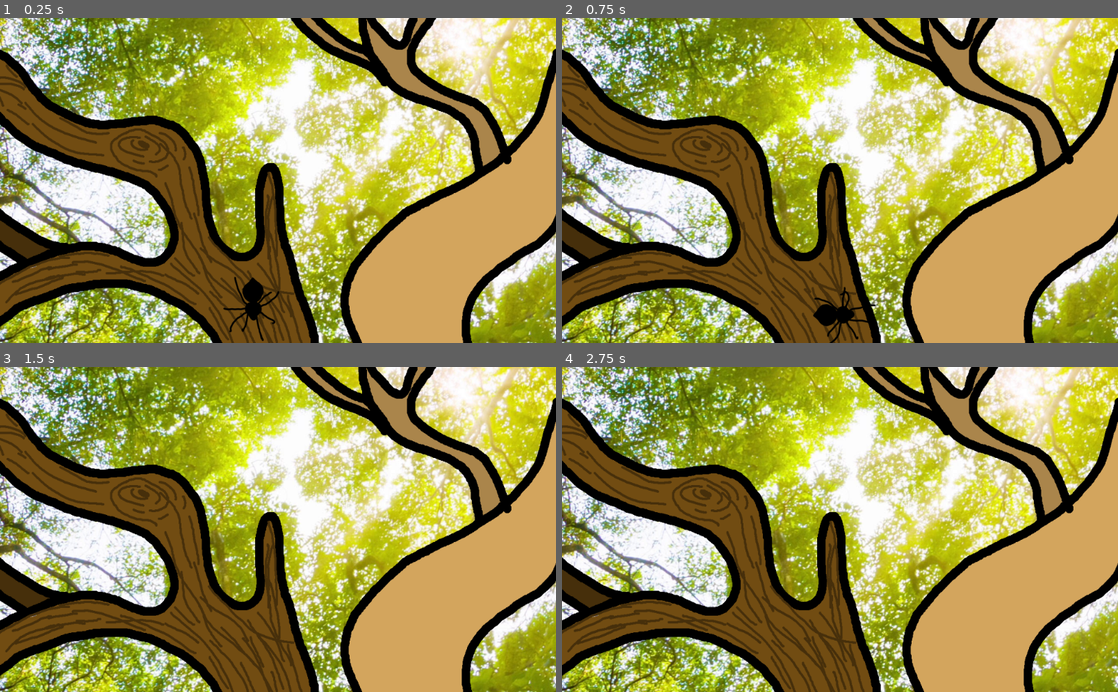
Above: before the commit, frames 1-4 (two rows, left to right).
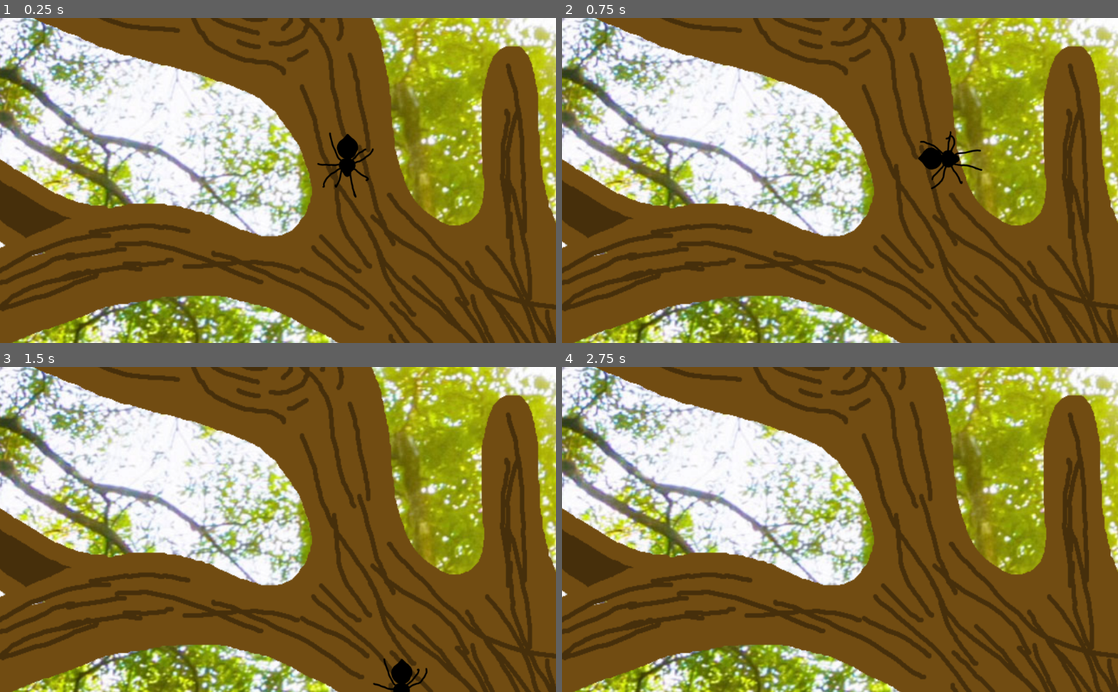
Above: after the commit, the same moments.

Repository: MarmotaGames/aracnotopia
Game: Godot game, scene res://main.tscn
The game is run twice, just before and just after one commit, with the same random seed, the same clock (stepped at 60 frames per second) and the same inputs.
Inputs (mouse positions are in pixels of both pictures, inside the frame that each line leads up to):
- Up to frame 1 (0.25 s): no input
- Up to frame 2 (0.75 s): tap Enter (ui_accept) at 0.5 s; move the mouse to (962, 164) at 0.52 s; hold Right (ui_right) from 0.53 s (still down); hold Enter (ui_accept) from 0.53 s (still down); click (962, 164) at 0.67 s
- Up to frame 3 (1.5 s): move the mouse to (166, 545) at 1.27 s; release Right (ui_right) at 1.28 s; release Enter (ui_accept) at 1.28 s; hold Down (ui_down) from 1.28 s (still down); tap Enter (ui_accept) at 1.35 s
- Up to frame 4 (2.75 s): tap Enter (ui_accept) at 1.52, 1.82, 2 s; move the mouse to (895, 458) at 2.02 s; release Down (ui_down) at 2.03 s; hold Right (ui_right) from 2.03 s (still down); hold Enter (ui_accept) from 2.03 s (still down)

The runs differ from the first frame. In frame 1, 94% of the frame differs, in the area x 0-100%, y 0-100%; in frame 2, 94%; in frame 3, 93%; in frame 4, 93%.

Commit message:
Restructured the nodes in main scene. Updated sprite and collision shapes. Reimplemented checks for falling. Implemented stick to wall button

Diff:
--- a/GodotProject/Area2D.gd
+++ b/GodotProject/Area2D.gd
@@ -2,15 +2,20 @@
 
 var spiderInArea = false
 var velocity = Vector2()
+var init = true
 
 func _physics_process(delta):
 	if get_overlapping_areas():
 		spiderInArea = true
 		#print(get_overlapping_bodies())
+		if init:
+			$"/root/Root/Spider".fall = false
+			init = false
 	else:
 		spiderInArea = false
+		$"/root/Root/Spider".fall = true
 
-func _on_Area2D_body_exited(body):
-	body.fall = true
-	if body.position.y > 700:
-		body.fall = false
+#func _on_Area2D_body_exited(body):
+#	body.fall = true
+#	if body.position.y > 700:
+#		body.fall = false
--- a/GodotProject/main.tscn
+++ b/GodotProject/main.tscn
@@ -1,24 +1,33 @@
 [gd_scene load_steps=4 format=2]
 
-[ext_resource path="res://assets/background/background.png" type="Texture" id=1]
-[ext_resource path="res://player/Player.tscn" type="PackedScene" id=2]
+[ext_resource path="res://player/Player.tscn" type="PackedScene" id=1]
+[ext_resource path="res://assets/background/background.png" type="Texture" id=2]
 [ext_resource path="res://Area2D.gd" type="Script" id=3]
 
-[node name="BackgroundSprite" type="Sprite"]
+[node name="Root" type="Sprite" index="0"]
 
 position = Vector2( -0.747841, -0.676454 )
 scale = Vector2( 0.800754, 0.834559 )
 z_index = -1
-texture = ExtResource( 1 )
 centered = false
 _sections_unfolded = [ "Offset", "Z Index" ]
 
-[node name="Spider" parent="." index="0" instance=ExtResource( 2 )]
+[node name="Spider" parent="." index="0" instance=ExtResource( 1 )]
 
-position = Vector2( 584.746, 646.115 )
+position = Vector2( 800, 300 )
+_sections_unfolded = [ "Transform" ]
 
-[node name="Area2D" type="Area2D" parent="." index="1"]
+[node name="BackgroundSprite" type="Sprite" parent="." index="1"]
 
+show_behind_parent = true
+position = Vector2( 1212.7, 139.526 )
+scale = Vector2( 2, 2 )
+texture = ExtResource( 2 )
+_sections_unfolded = [ "Transform", "Visibility" ]
+
+[node name="Area2D" type="Area2D" parent="BackgroundSprite" index="0"]
+
+position = Vector2( -643.864, -361.127 )
 input_pickable = true
 gravity_vec = Vector2( 0, 1 )
 gravity = 98.0
@@ -28,11 +37,12 @@
 audio_bus_name = "Master"
 script = ExtResource( 3 )
 
-[node name="CollisionPolygon2D" type="CollisionPolygon2D" parent="Area2D" index="0"]
+[node name="CollisionPolygon2D" type="CollisionPolygon2D" parent="BackgroundSprite/Area2D" index="0"]
 
+position = Vector2( -6.79542, 1.60933e-06 )
 build_mode = 0
-polygon = PoolVector2Array( 7.17801, 5.60348, 841.392, 3.20701, 836.396, 30.7665, 87.1027, 48.74, 73.734, 146.233, 91.4626, 185.014, 173.457, 218.255, 222.211, 234.875, 350.354, 226.071, 414.62, 244.907, 450.465, 288.061, 467.086, 358.975, 473.734, 404.404, 482.598, 455.374, 522.487, 514.1, 576.781, 528.504, 597.834, 489.723, 594.51, 425.457, 598.942, 372.271, 625.535, 331.274, 643.263, 373.379, 648.803, 435.429, 667.64, 526.288, 689.8, 613.823, 722.653, 718.037, 498.83, 716.929, 438.996, 642.691, 337.057, 596.154, 241.767, 589.506, 117.667, 611.666, 7.97153, 671.5, 6.86349, 573.993, 56.725, 544.076, 1.32333, 511.943, 3.30173, 428.782, 98.8303, 491.999, 153.124, 507.511, 247.307, 505.295, 333.733, 540.752, 378.055, 528.564, 402.431, 477.594, 381.379, 414.436, 321.545, 362.359, 197.445, 330.226, 89.966, 291.445, 7.97153, 232.719 )
+polygon = PoolVector2Array( 7.17801, 5.60348, 841.392, 3.20701, 836.396, 30.7665, 87.1027, 48.74, 82.3938, 140, 93.9492, 148.87, 117.06, 178.806, 160.971, 204.307, 230.304, 229.808, 330.84, 218.718, 371.471, 218.718, 419.001, 233.43, 446.599, 259.174, 469.598, 282.712, 490.296, 345.235, 497.534, 428.732, 513.447, 487.15, 550.808, 519.678, 574.332, 521.67, 596.471, 509.057, 597.834, 489.723, 594.51, 425.457, 598.942, 372.271, 613.076, 329.819, 628.977, 321.642, 647.67, 325.172, 658.77, 354.312, 661.607, 419.651, 678.631, 512.216, 714.099, 608.864, 748.148, 720.486, 498.83, 716.929, 426.932, 639.581, 338.141, 606.142, 245.925, 596.613, 180.555, 608.542, 118.241, 627.922, 56.5924, 652.285, 7.58157, 685.094, 7.58157, 565.304, 56.725, 544.076, 1.32333, 511.943, 3.32545, 423.735, 98.379, 482.269, 154.038, 499.232, 228.9, 497.242, 281.148, 505.885, 323.954, 529.912, 378.055, 528.564, 402.431, 477.594, 381.379, 414.436, 308.348, 361.118, 190.595, 332.532, 74.261, 286.25, 7.97153, 232.719 )
 
-[connection signal="body_entered" from="Area2D" to="Area2D" method="_on_Area2D_body_entered"]
+[connection signal="body_entered" from="BackgroundSprite/Area2D" to="BackgroundSprite/Area2D" method="_on_Area2D_body_entered"]
 
-[connection signal="body_exited" from="Area2D" to="Area2D" method="_on_Area2D_body_exited"]
+[connection signal="body_exited" from="BackgroundSprite/Area2D" to="BackgroundSprite/Area2D" method="_on_Area2D_body_exited"]
--- a/GodotProject/player/Player.gd
+++ b/GodotProject/player/Player.gd
@@ -1,16 +1,16 @@
 extends KinematicBody2D
 
 var speed = 300
-var direction = Vector2(0,0)
+var direction = Vector2(0,-1)
 var angle = 0
 var fall = false
 var velocity = Vector2(0, 250)
-var gravity = 300
+var gravity = 600
 var front = 0
 var back = 180
 var step = 1
 var rotationSpeed = 15
-var mustRotate = false
+var mustRotate = true
 var isRotating = false
 
 func _physics_process(delta):
@@ -22,19 +22,23 @@
 		mustRotate = false
 	evalRotation()
 
-
+	if angle == -179:
+		if front < -165 or front > 170:
+			self.rotation_degrees = -179
 	if front < (angle-5) or front > (angle+5):
 		isRotating = true
-		$AnimatedSprite.rotation_degrees += (step * rotationSpeed)
+		self.rotation_degrees += (step * rotationSpeed)
 		$AnimatedSprite.playing = true
 	else:
-		$AnimatedSprite.rotation_degrees = angle
+		self.rotation_degrees = angle
 		isRotating = false
 	move_and_slide(direction*speed)
 
 	if fall:
-		velocity.y += gravity * delta
-		velocity = move_and_slide(velocity, Vector2(0, -1))
+		#velocity.y += gravity * delta
+		#velocity = move_and_slide(velocity, Vector2(0, -1))
+		velocity.y = gravity
+		move_and_slide(velocity, Vector2(0, -1))
 
 func update_direction():
 	if Input.is_action_pressed("ui_up") and not fall:
@@ -61,23 +65,28 @@
 		$AnimatedSprite.playing = false
 
 	if Input.is_action_pressed("ui_accept") and fall:
-		if $"/root/BackgroundSprite/Area2D".spiderInArea == true:
+		if $"/root/Root/BackgroundSprite/Area2D".spiderInArea == true:
 			fall = false
 
 func getRotation():
 	if direction.x == 0:
 		if direction.y == -1:
-			angle = 180
+			#angle = 180
+			angle = -179
 		if direction.y == 1:
 			angle = 0
 
 	if direction.x == 1:
 		if direction.y == -1:
-			angle = 225
+			#angle = 225
+			angle = -135
 		if direction.y == 0:
-			angle = 270
+			#angle = 270
+			angle = -90
 		if direction.y == 1:
-			angle = 315
+			#angle = 315
+			angle = -45
+
 
 	if direction.x == -1:
 		if direction.y == -1:
@@ -88,19 +97,34 @@
 			angle = 45
 
 func evalRotation():
-	front = int($AnimatedSprite.rotation_degrees)%360
-	back = (front+180)%360
+	front = int(self.rotation_degrees)
 
-	if front < 180:
-		if angle <= back and angle > front:
-			step = 1
+	var fator
+	if front >= 0:
+		fator = -1
+	else:
+		fator = 1
+	back = front+(180 * fator)
+
+	if front >= 0:
+		if angle > 0:
+			if angle < front:
+				step = -1
+			else:
+				step = 1
 		else:
-			step = -1
+			if angle < back:
+				step = 1
+			else:
+				step = -1
 	else:
-		if angle >= back and angle < front:
-			step = -1
+		if angle > 0:
+			if angle > back:
+				step = -1
+			else:
+				step = 1
 		else:
-			step = 1
-
-	if $AnimatedSprite.rotation_degrees == 0 and step == -1:
-		$AnimatedSprite.rotation_degrees = 360
+			if angle < front:
+				step = -1
+			else:
+				step = 1
--- a/GodotProject/player/Player.tscn
+++ b/GodotProject/player/Player.tscn
@@ -1,37 +1,41 @@
-[gd_scene load_steps=15 format=2]
+[gd_scene load_steps=14 format=2]
 
 [ext_resource path="res://player/Player.gd" type="Script" id=1]
-[ext_resource path="res://assets/player/araineaTransparenteFinal.png" type="Texture" id=2]
-[ext_resource path="res://player/walk_cycle/01.png" type="Texture" id=3]
-[ext_resource path="res://player/walk_cycle/02.png" type="Texture" id=4]
-[ext_resource path="res://player/walk_cycle/03.png" type="Texture" id=5]
-[ext_resource path="res://player/walk_cycle/04.png" type="Texture" id=6]
-[ext_resource path="res://player/walk_cycle/05.png" type="Texture" id=7]
-[ext_resource path="res://player/walk_cycle/06.png" type="Texture" id=8]
-[ext_resource path="res://player/walk_cycle/07.png" type="Texture" id=9]
-[ext_resource path="res://player/walk_cycle/08.png" type="Texture" id=10]
-[ext_resource path="res://player/walk_cycle/09.png" type="Texture" id=11]
+[ext_resource path="res://assets/player/walk_cycle/01.png" type="Texture" id=2]
+[ext_resource path="res://assets/player/walk_cycle/02.png" type="Texture" id=3]
+[ext_resource path="res://assets/player/walk_cycle/03.png" type="Texture" id=4]
+[ext_resource path="res://assets/player/walk_cycle/04.png" type="Texture" id=5]
+[ext_resource path="res://assets/player/walk_cycle/05.png" type="Texture" id=6]
+[ext_resource path="res://assets/player/walk_cycle/06.png" type="Texture" id=7]
+[ext_resource path="res://assets/player/walk_cycle/07.png" type="Texture" id=8]
+[ext_resource path="res://assets/player/walk_cycle/08.png" type="Texture" id=9]
+[ext_resource path="res://assets/player/walk_cycle/09.png" type="Texture" id=10]
 
-[sub_resource type="CircleShape2D" id=1]
+
+
+
+[sub_resource type="CapsuleShape2D" id=1]
 
 custom_solver_bias = 0.0
-radius = 50.0
+radius = 10.0
+height = 20.0
 
 [sub_resource type="SpriteFrames" id=2]
 
 animations = [ {
-"frames": [ ExtResource( 3 ), ExtResource( 4 ), ExtResource( 5 ), ExtResource( 6 ), ExtResource( 7 ), ExtResource( 8 ), ExtResource( 9 ), ExtResource( 10 ), ExtResource( 11 ) ],
+"frames": [ ExtResource( 2 ), ExtResource( 3 ), ExtResource( 4 ), ExtResource( 5 ), ExtResource( 6 ), ExtResource( 7 ), ExtResource( 8 ), ExtResource( 9 ), ExtResource( 10 ) ],
 "loop": true,
 "name": "default",
 "speed": 30.0
 } ]
 
-[sub_resource type="CircleShape2D" id=3]
+[sub_resource type="CapsuleShape2D" id=3]
 
 custom_solver_bias = 0.0
 radius = 10.0
+height = 20.0
 
-[node name="Spider" type="KinematicBody2D" index="0"]
+[node name="Spider" type="KinematicBody2D"]
 
 input_pickable = false
 collision_layer = 1
@@ -39,31 +43,25 @@
 collision/safe_margin = 0.08
 script = ExtResource( 1 )
 
-[node name="SpiderSprite" type="Sprite" parent="." index="0"]
+[node name="CollisionShape2D" type="CollisionShape2D" parent="." index="0"]
 
-visible = false
-texture = ExtResource( 2 )
-_sections_unfolded = [ "Transform" ]
-
-[node name="CollisionShape2D" type="CollisionShape2D" parent="." index="1"]
-
-position = Vector2( -1, -5 )
-scale = Vector2( 0.7, 0.7 )
+position = Vector2( 0.1, 0.3 )
+scale = Vector2( 1, 2 )
 shape = SubResource( 1 )
 _sections_unfolded = [ "Transform" ]
 
-[node name="AnimatedSprite" type="AnimatedSprite" parent="." index="2"]
+[node name="AnimatedSprite" type="AnimatedSprite" parent="." index="1"]
 
-position = Vector2( 0, 10 )
 scale = Vector2( 0.3, 0.3 )
 frames = SubResource( 2 )
 animation = "default"
 frame = 5
 _sections_unfolded = [ "Transform" ]
 
-[node name="Area2D" type="Area2D" parent="." index="3"]
+[node name="Area2D" type="Area2D" parent="AnimatedSprite" index="0"]
 
-scale = Vector2( 0.5, 0.5 )
+position = Vector2( 0, 50 )
+scale = Vector2( 1.66667, 1.66667 )
 input_pickable = true
 gravity_vec = Vector2( 0, 1 )
 gravity = 98.0
@@ -73,9 +71,9 @@
 audio_bus_name = "Master"
 _sections_unfolded = [ "Transform" ]
 
-[node name="CollisionShape2D" type="CollisionShape2D" parent="Area2D" index="0"]
+[node name="CollisionShape2D" type="CollisionShape2D" parent="AnimatedSprite/Area2D" index="0"]
 
-position = Vector2( 0, -5 )
-scale = Vector2( 3.5, 3.5 )
+position = Vector2( -1.78256, 1.73304 )
+scale = Vector2( 3.03858, 1.20858 )
 shape = SubResource( 3 )
 _sections_unfolded = [ "Transform", "Z Index" ]
Binary file changed: GodotProject/assets/background/background.png
Binary file added: GodotProject/assets/player/walk_cycle/01.png
Not shown, added: GodotProject/assets/player/walk_cycle/01.png.import
Binary file added: GodotProject/assets/player/walk_cycle/02.png
Not shown, added: GodotProject/assets/player/walk_cycle/02.png.import
Binary file added: GodotProject/assets/player/walk_cycle/03.png
Not shown, added: GodotProject/assets/player/walk_cycle/03.png.import
Binary file added: GodotProject/assets/player/walk_cycle/04.png
Not shown, added: GodotProject/assets/player/walk_cycle/04.png.import
Binary file added: GodotProject/assets/player/walk_cycle/05.png
Not shown, added: GodotProject/assets/player/walk_cycle/05.png.import
Binary file added: GodotProject/assets/player/walk_cycle/06.png
(and 26 more such lines)
